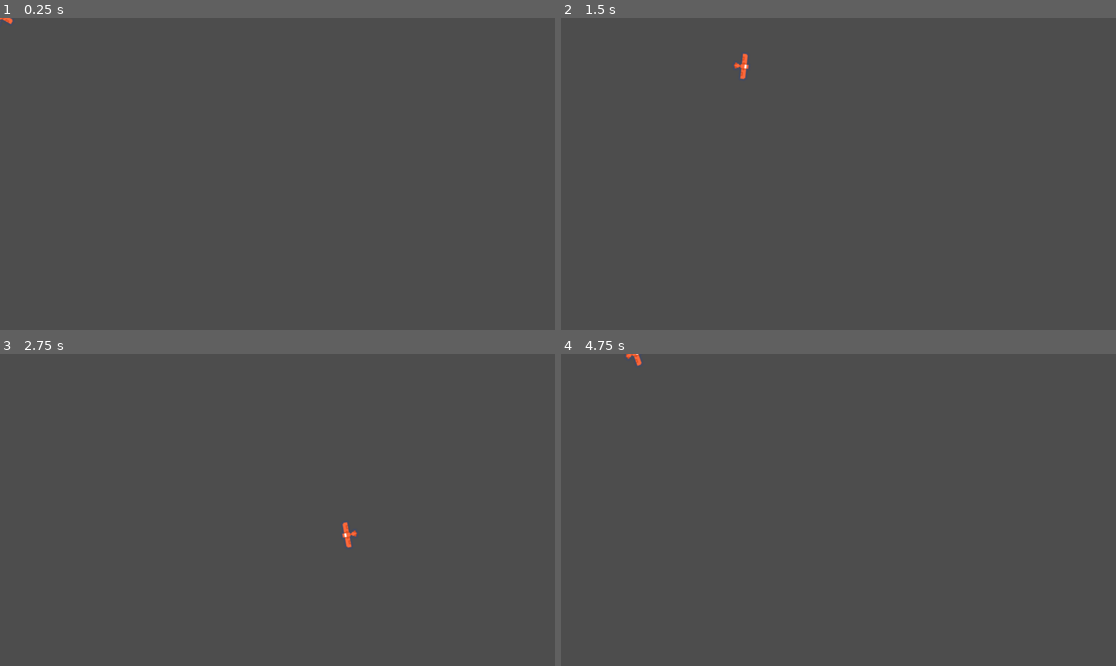
Above: before the commit, frames 1-4 (two rows, left to right).
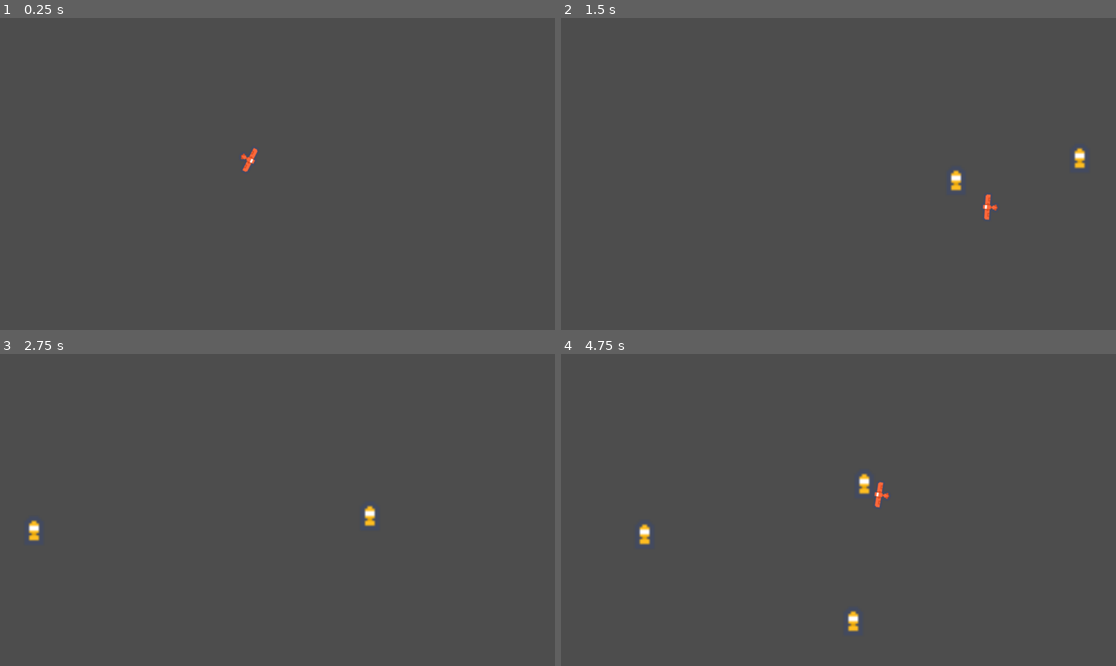
Above: after the commit, the same moments.

Repository: BaselAbdulaal/Top-Down-protect-your-base
Game: Godot game, scene res://player.tscn
Two runs of this game, one before a commit and one after it. Both use one fixed random seed, a clock stepped at 60 frames per second and the inputs below.
Inputs (mouse positions are in pixels of both pictures, inside the frame that each line leads up to):
- Up to frame 1 (0.25 s): no input
- Up to frame 2 (1.5 s): tap Enter at 0.5 s; move the mouse to (960, 158) at 0.52 s; hold D (Right) 0.53-1.28 s; click (960, 158) at 0.6 s; move the mouse to (727, 189) at 1.27 s; hold S (Down) from 1.28 s (still down); click (727, 189) at 1.35 s
- Up to frame 3 (2.75 s): move the mouse to (333, 441) at 2.02 s; release S (Down) at 2.03 s; hold D (Right) from 2.03 s (still down); click (333, 441) at 2.1 s
- Up to frame 4 (4.75 s): move the mouse to (810, 572) at 2.77 s; release D (Right) at 2.78 s; hold W (Up) 2.78-3.53 s; click (810, 572) at 2.85 s; move the mouse to (1005, 556) at 3.52 s; hold A (Left) from 3.53 s (still down); click (1005, 556) at 3.6 s; move the mouse to (672, 463) at 4.27 s; click (672, 463) at 4.35 s

The runs differ from the first frame. In frame 1, 0.1% of the frame differs, in the area x 0-47%, y 0-50%; in frame 2, 0.5%; in frame 3, 0.3%; in frame 4, 0.5%, in the area x 11-60%, y 0-89%.
Error before the commit: Invalid call. Nonexistent function 'instantiate' in base 'GDScript'. (res://Player)

Commit message:
We got the bullet chat

Diff:
--- a/Player 1.gd
+++ b/Player 1.gd
@@ -30,8 +30,10 @@
 
 
 func fire():
-	var bullet_instance = bullet.instantiate()
-	bullet_instance.position = get_global_mouse_position()
-	bullet_instance.rotation_degrees = get_rotation()
-	bullet_instance.apply_impulse(Vector2(bullet_speed, 0).rotated(rotation))
+	var bullet_instance = Bullet.instantiate()
+	print(get_global_position())
+	bullet_instance.global_position = get_global_position()
+	bullet_instance.dir = get_rotation()+1.5708
+	#bullet_instance.apply_impulse(Vector2(bullet_speed, 0).rotated(rotation))
 	get_tree().get_root().call_deferred("add_child", bullet_instance)
+	print(bullet_instance.get_global_position())
--- a/player.tscn
+++ b/player.tscn
@@ -2,20 +2,23 @@
 
 [ext_resource type="Script" path="res://Player 1.gd" id="1_6710v"]
 [ext_resource type="Texture2D" uid="uid://bu16rduyfc658" path="res://kenney_pixel-shmup/Ships/ship_0005.png" id="2_m7xl1"]
-[ext_resource type="PackedScene" uid="uid://r582t2af5ivq" path="res://bullet/projectile.tscn" id="2_se5kv"]
+[ext_resource type="PackedScene" uid="uid://r582t2af5ivq" path="res://projectile.tscn" id="2_se5kv"]
 
 [sub_resource type="RectangleShape2D" id="RectangleShape2D_w32qn"]
-size = Vector2(30, 20)
+size = Vector2(33, 58)
 
 [node name="Node2D" type="Node2D"]
+position = Vector2(515, 293)
 
 [node name="CharacterBody2D" type="CharacterBody2D" parent="."]
 script = ExtResource("1_6710v")
 Bullet = ExtResource("2_se5kv")
 
 [node name="Sprite2D" type="Sprite2D" parent="CharacterBody2D"]
+rotation = 1.5708
 scale = Vector2(2, 2)
 texture = ExtResource("2_m7xl1")
 
 [node name="CollisionShape2D" type="CollisionShape2D" parent="CharacterBody2D"]
+position = Vector2(-1.5, 0)
 shape = SubResource("RectangleShape2D_w32qn")
--- a/project.godot
+++ b/project.godot
@@ -46,3 +46,7 @@
 "events": [Object(InputEventMouseButton,"resource_local_to_scene":false,"resource_name":"","device":-1,"window_id":0,"a …(258 unchanged characters)…
 ]
 }
+
+[rendering]
+
+renderer/rendering_method="gl_compatibility"
--- a/projectile.gd
+++ b/projectile.gd
@@ -1,16 +1,11 @@
-extends CharacterBody2D
+extends Area2D
 
-@export var speed = 100.0
+@export var speed = 10.0
 
 
 var dir : float
 var spawnpos : Vector2
 var spwanRot : float
 
-func _ready():
-	global_position = spawnpos
-	global_rotation = spwanRot
-
 func _physics_process(delta):
-	velocity = Vector2(0, -speed).rotated(dir)
-	move_and_slide()
+	position += Vector2(0, -speed).rotated(dir)
--- a/bullet/projectile.tscn
+++ b/projectile.tscn
@@ -6,11 +6,11 @@
 [sub_resource type="RectangleShape2D" id="RectangleShape2D_0wis5"]
 size = Vector2(4, 6)
 
-[node name="projectile" type="CharacterBody2D"]
+[node name="projectile" type="Area2D"]
 script = ExtResource("1_lxd6s")
 
 [node name="Sprite2D" type="Sprite2D" parent="."]
-scale = Vector2(0.5, 0.5)
+scale = Vector2(5, 5)
 texture = ExtResource("2_luyq1")
 
 [node name="CollisionShape2D" type="CollisionShape2D" parent="."]
--- a/world.tscn
+++ b/world.tscn
@@ -4,7 +4,7 @@
 [ext_resource type="Texture2D" uid="uid://838hnpsj15k7" path="res://icon.svg" id="2_hiw3f"]
 [ext_resource type="Script" path="res://gun.gd" id="3_4shss"]
 [ext_resource type="Texture2D" uid="uid://b385hm5aj28nc" path="res://kenney_pixel-shmup/Ships/ship_0017.png" id="4_r1g4p"]
-[ext_resource type="PackedScene" uid="uid://r582t2af5ivq" path="res://bullet/projectile.tscn" id="5_j6o04"]
+[ext_resource type="PackedScene" uid="uid://r582t2af5ivq" path="res://projectile.tscn" id="5_j6o04"]
 
 [sub_resource type="RectangleShape2D" id="RectangleShape2D_qrslv"]
 size = Vector2(8.5, 8)
